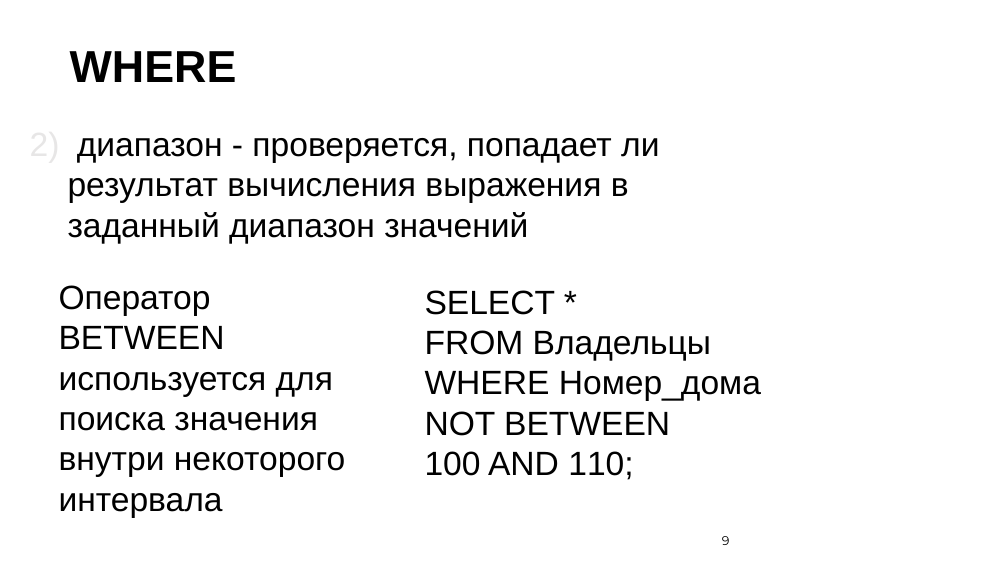
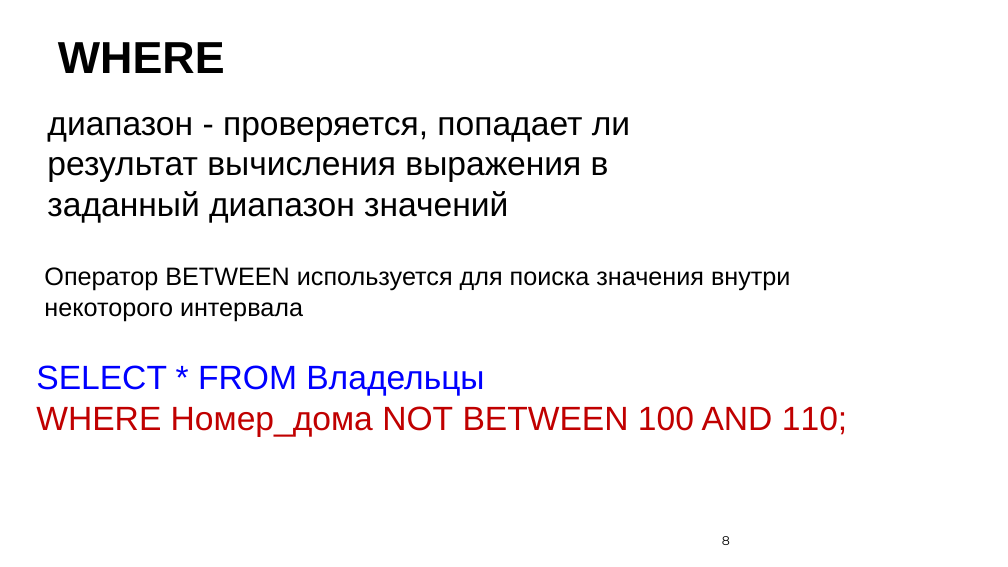
Before and after one commit to nesrv/pg-sql-1, a slide deck: slide 8 of DAY-2/docs/презентация.pptx (slide 9 before the commit). Drawn at 1008x567 pixels with LibreOffice and Linux fonts; fonts in the diff are those of the drawing; background and template pictures are left out. Boxes give left, top, right and bottom in pixels: in the first picture for what was removed or moved away, otherwise in the second. Text is boxed around its words. In the diff, an @@ line names an element or a change of style, - is before the commit and + after.

```diff
--- a/DAY-2/docs/презентация.pptx
+++ b/DAY-2/docs/презентация.pptx
@@ text "WHERE": place and size @@
-text "WHERE" at (70,51,237,82)
+text "WHERE" at (58,42,225,73)
@@ text "диапазон - проверяется, попадает ли ...": place and size @@
-text "диапазон - проверяется, попадает ли ..." at (68,138,659,244)
+text "диапазон - проверяется, попадает ли ..." at (47,117,630,223)
@@ text "диапазон - проверяется, попадает ли ..." at (47,117,630,223): bullet 1) to none @@
@@ text "Оператор BETWEEN используется для поиска ...": place and size @@
-text "Оператор BETWEEN используется для поиска ..." at (59,285,346,518)
+text "Оператор BETWEEN используется для поиска ..." at (44,267,790,321)
@@ text "Оператор BETWEEN используется для поиска ..." at (44,267,790,321): size 24 to 18 pt @@
@@ text at (36,365,847,437): text changed; text colour #000000 to #C00000 @@
-SELECT *
-FROM Владельцы
-WHERE Номер_дома
-NOT BETWEEN
-100 AND 110;
+SELECT * FROM Владельцы
+WHERE Номер_дома NOT BETWEEN 100 AND 110;
@@ page number at (722,536,730,545): text changed @@
-9
+8
```
Also in this commit, not shown: 11 other slides changed.
